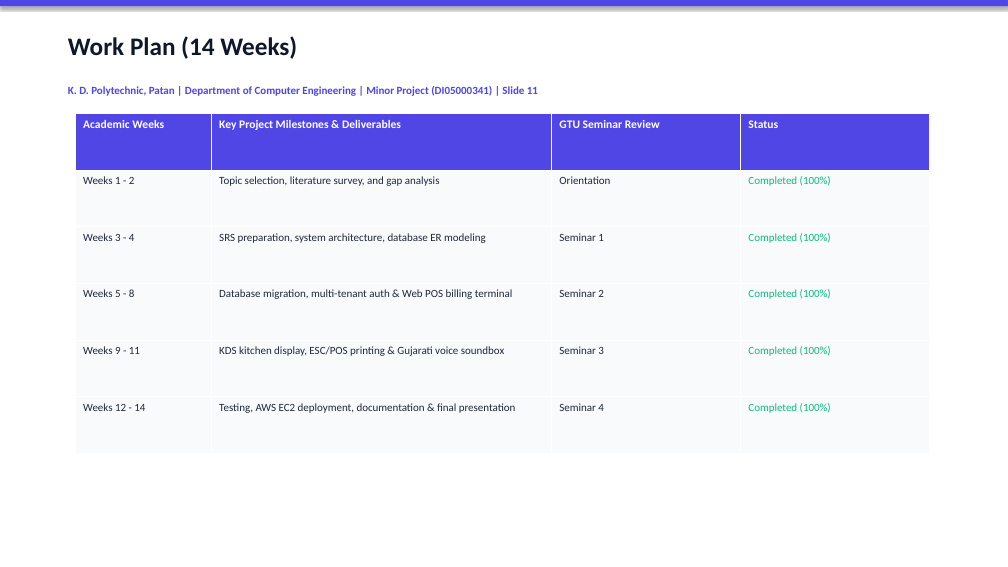
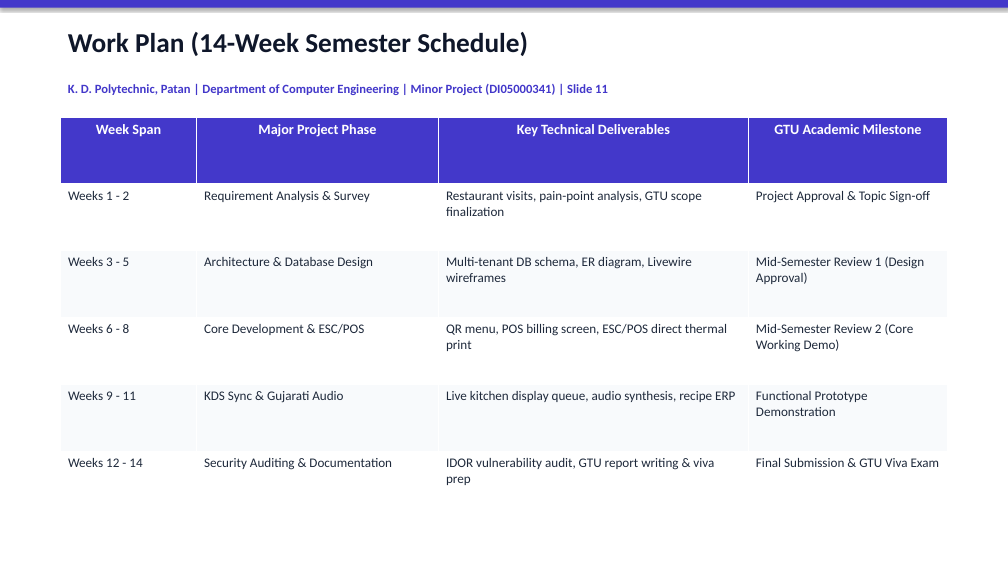
Before and after one commit to Shubh-Patel-07/DineFlow-AI, a slide deck: slide 11 of docs/DineFlow_AI_GTU_Minor_Project_Presentation.pptx. Drawn at 1008x567 pixels with LibreOffice and Linux fonts; fonts in the diff are those of the drawing. Boxes give left, top, right and bottom in pixels: in the first picture for what was removed or moved away, otherwise in the second. Text is boxed around its words. In the diff, an @@ line names an element or a change of style, - is before the commit and + after.

Commit message:
docs(presentation): upgrade presentation typography with large high-impact fonts and enhanced card layouts for classroom projector visibility

```diff
--- a/docs/DineFlow_AI_GTU_Minor_Project_Presentation.pptx
+++ b/docs/DineFlow_AI_GTU_Minor_Project_Presentation.pptx
@@ rectangle at [0,0,1008,8]: fill #4F46E5 to #4338CA @@
@@ text at [68,32,528,56]: text changed; size 24 to 26 pt @@
-Work Plan (14 Weeks)
+Work Plan (14-Week Semester Schedule)
@@ text "K. D. Polytechnic, Patan | ..." at [68,84,608,95]: size 10.5 to 12 pt, text colour #4F46E5 to #4338CA @@
@@ table at [60,117,948,518] @@
-row 1: Academic Weeks | Key Project Milestones & Deliverables | GTU Seminar Review | Status
+row 1: Week Span | Major Project Phase | Key Technical Deliverables | GTU Academic Milestone
-row 2: Weeks 1 - 2 | Topic selection, literature survey, and gap analysis | Orientation | Completed (100%)
+row 2: Weeks 1 - 2 | Requirement Analysis & Survey | Restaurant visits, pain-point analysis, GTU scope finalization | Project Approval & Topic Sign-off
-row 3: Weeks 3 - 4 | SRS preparation, system architecture, database ER modeling | Seminar 1 | Completed (100%)
+row 3: Weeks 3 - 5 | Architecture & Database Design | Multi-tenant DB schema, ER diagram, Livewire wireframes | Mid-Semester Review 1 (Design Approval)
-row 4: Weeks 5 - 8 | Database migration, multi-tenant auth & Web POS billing terminal | Seminar 2 | Completed (100%)
+row 4: Weeks 6 - 8 | Core Development & ESC/POS | QR menu, POS billing screen, ESC/POS direct thermal print | Mid-Semester Review 2 (Core Working Demo)
-row 5: Weeks 9 - 11 | KDS kitchen display, ESC/POS printing & Gujarati voice soundbox | Seminar 3 | Completed (100%)
+row 5: Weeks 9 - 11 | KDS Sync & Gujarati Audio | Live kitchen display queue, audio synthesis, recipe ERP | Functional Prototype Demonstration
-row 6: Weeks 12 - 14 | Testing, AWS EC2 deployment, documentation & final presentation | Seminar 4 | Completed (100%)
+row 6: Weeks 12 - 14 | Security Auditing & Documentation | IDOR vulnerability audit, GTU report writing & viva prep | Final Submission & GTU Viva Exam
@@ fill #4F46E5 to #4338CA in row 1 @@
@@ fill #F8FAFC to #FFFFFF in 12 cells @@
@@ size 10.5 to 12.5 pt in "Weeks 1 - 2", "Weeks 9 - 11", "Weeks 12 - 14" @@
@@ table: place and size @@
-table at [76,113,930,454]
+table at [60,117,948,518]
```
Also in this commit, not shown: 7 other slides changed, 9 slides added, 9 slides removed, 1 other file.
